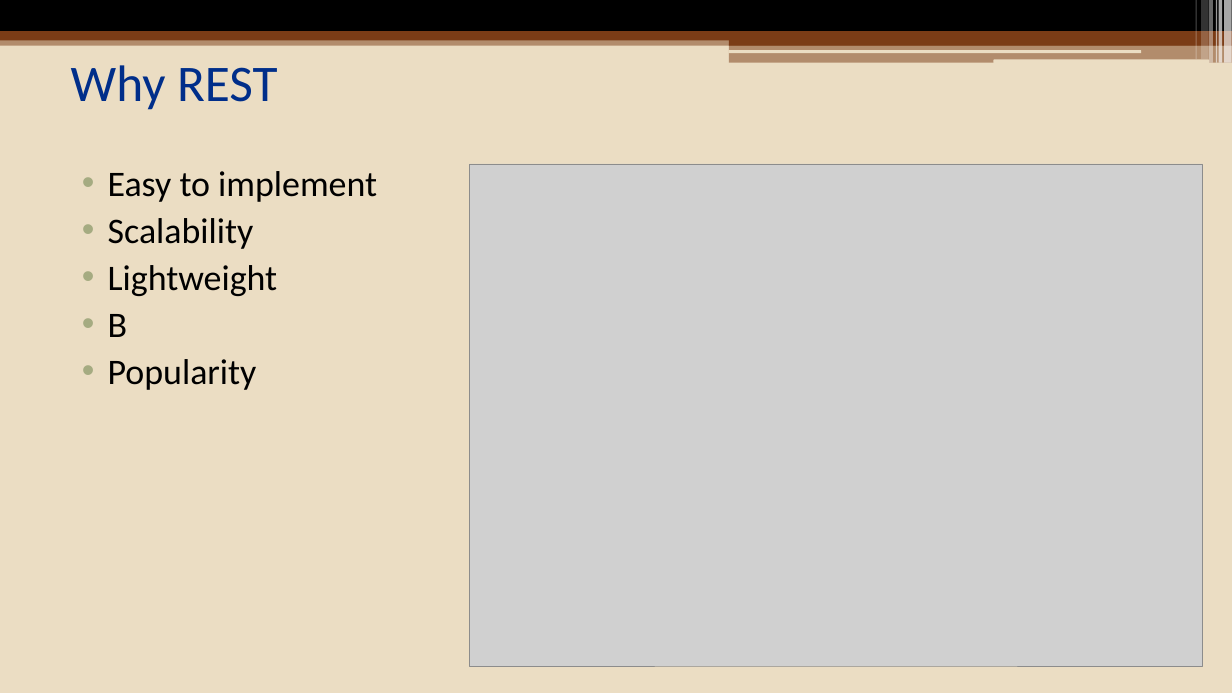
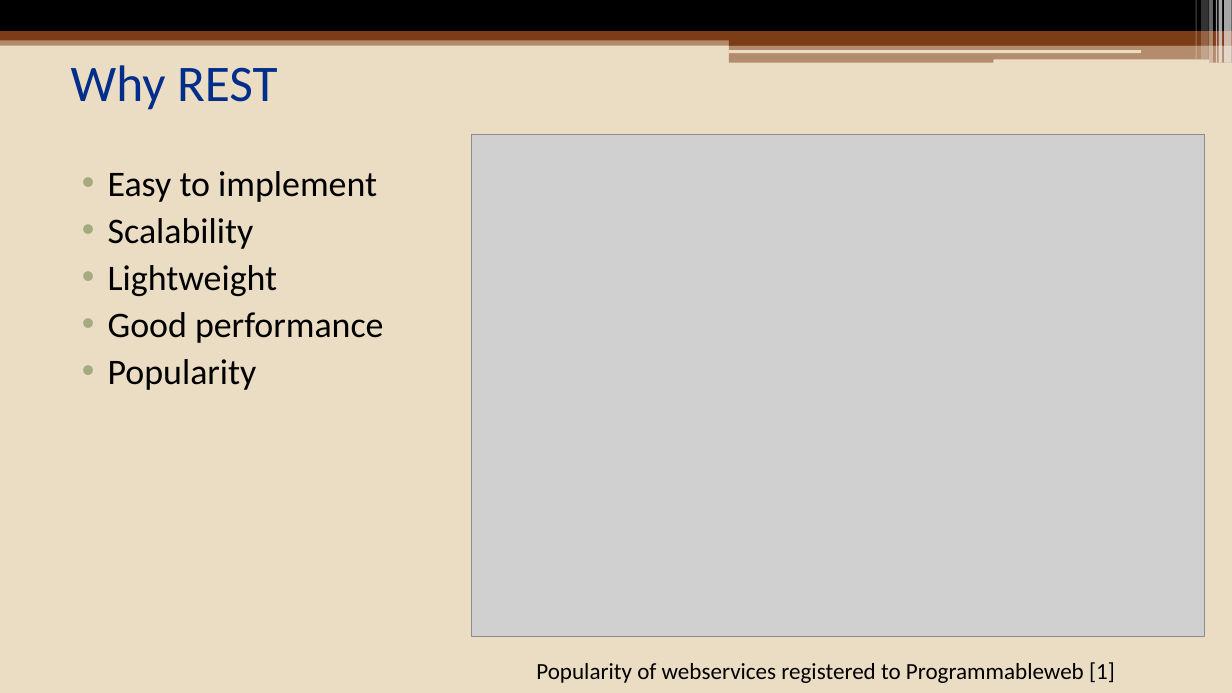
Before and after one commit to eozer/cinco_seminar, a slide deck: slide 10 of presentation/cinco_presentation.pptx. Drawn at 1232x693 pixels with LibreOffice and Linux fonts; fonts in the diff are those of the drawing; grey boxes stand for pictures. Boxes give left, top, right and bottom in pixels: in the first picture for what was removed or moved away, otherwise in the second. Text is boxed around its words. In the diff, an @@ line names an element or a change of style, - is before the commit and + after.

```diff
--- a/presentation/cinco_presentation.pptx
+++ b/presentation/cinco_presentation.pptx
@@ picture: place and size @@
-picture at [470,164,1202,665]
+picture at [471,135,1204,637]
@@ text at [108,312,384,343]: text changed @@
-• B
+• Good performance
@@ text added at [536,662,1115,683], 18 pt, text #000000 @@
+Popularity of webservices registered to Programmableweb [1]
```
Also in this commit, not shown: 5 other slides changed, 15 slides added.
